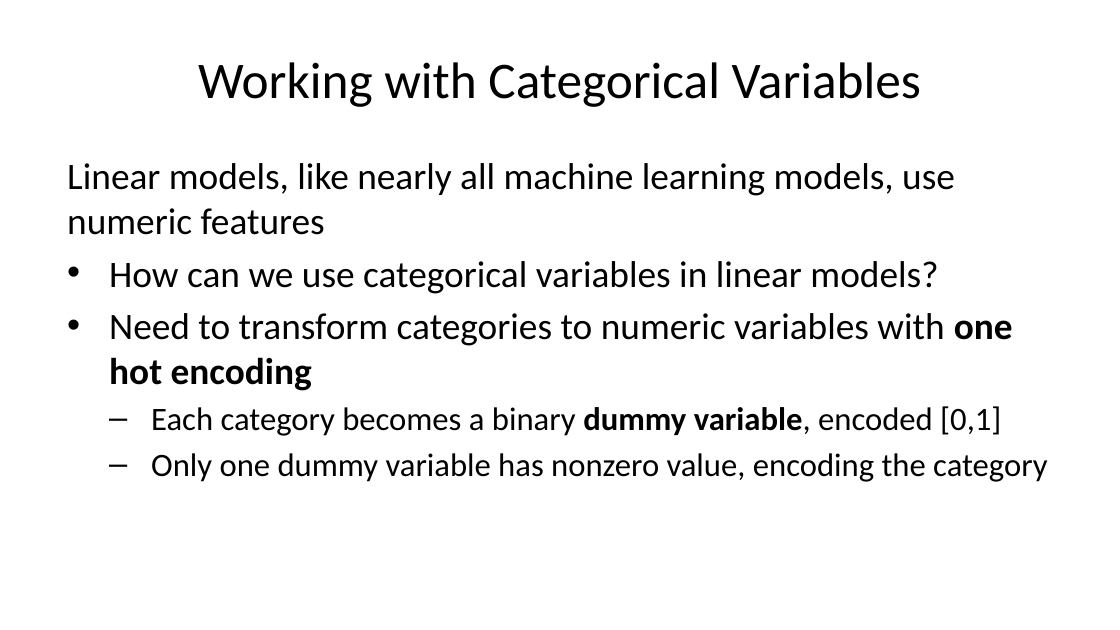
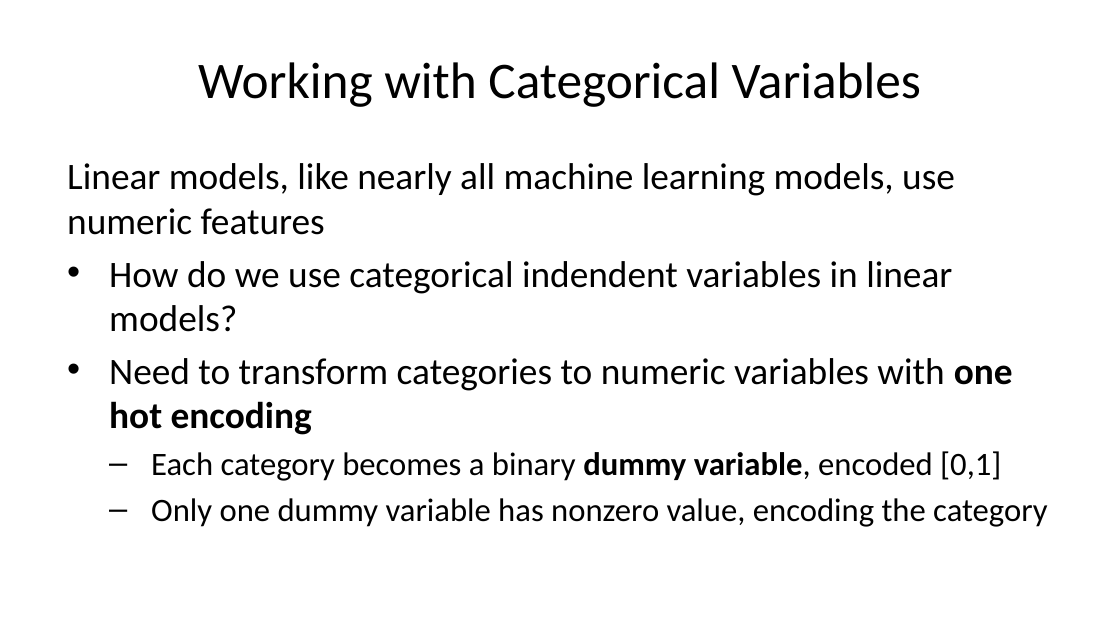
Before and after one commit to StephenElston/CSCI-E-83, a slide deck: slide 9 of LectureSlides/09_GeneralizingTheLinearModel.pptx (slide 7 before the commit). Drawn at 1120x630 pixels with LibreOffice and Linux fonts; fonts in the diff are those of the drawing. Boxes give left, top, right and bottom in pixels: in the first picture for what was removed or moved away, otherwise in the second. Text is boxed around its words. In the diff, an @@ line names an element or a change of style, - is before the commit and + after.

```diff
--- a/LectureSlides/09_GeneralizingTheLinearModel.pptx
+++ b/LectureSlides/09_GeneralizingTheLinearModel.pptx
@@ text at <box>109,261,952,332</box>: text changed @@
-• How can we use categorical variables in linear models?
+• How do we use categorical indendent variables in linear models?
```
Also in this commit, not shown: 13 other slides changed, 5 slides added, 2 slides removed.
